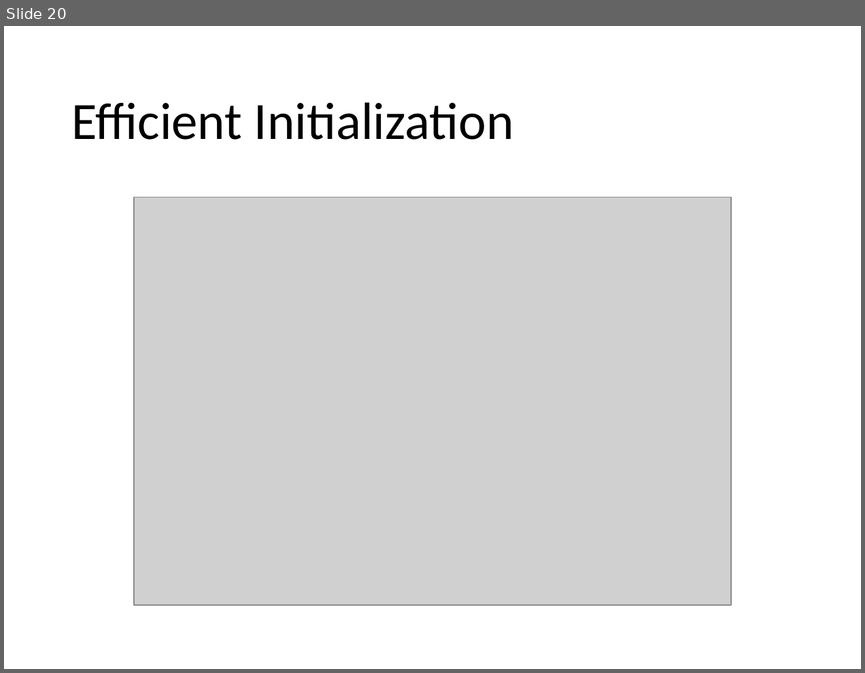
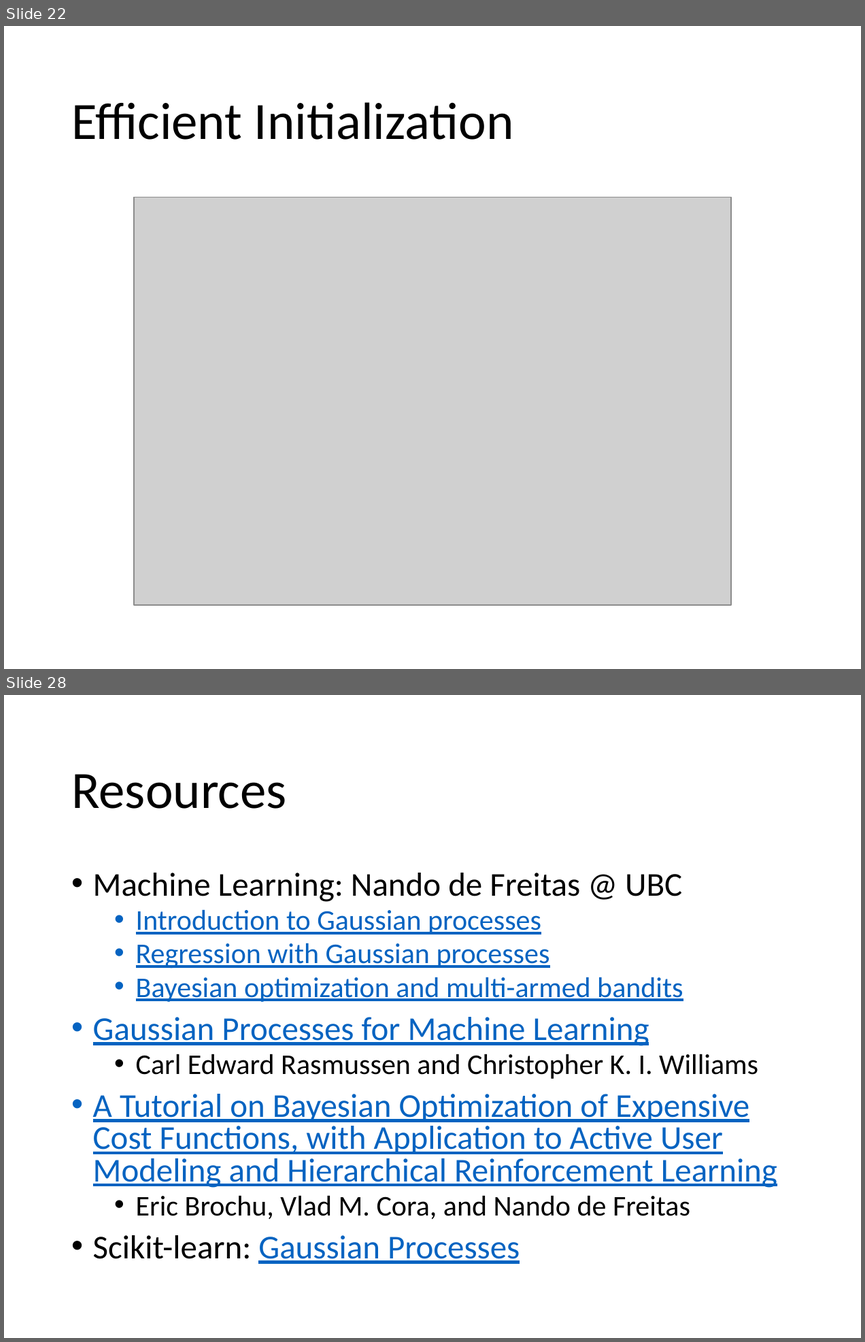
Before and after one commit to jkingphd/practical_bayes_opt, a slide deck: Data_science_nashville_jkk.pptx. Shown one above the other, each under a label of ours: slide 20 before the commit, slides 22 and 28 after it; the slides between them are not shown. The pictures are 865x673 and 865x1342 pixels, drawn with LibreOffice and Linux fonts; fonts in the diff are those of the drawing; grey boxes stand for pictures. Boxes give left, top, right and bottom in pixels: in the first picture for what was removed or moved away, otherwise in the second. Text is boxed around its words. In the diff, an @@ line names an element or a change of style, - is before the commit and + after.

```diff
--- a/Data_science_nashville_jkk.pptx
+++ b/Data_science_nashville_jkk.pptx
@@ slide 28 added at (4, 695, 861, 1338), background #FFFFFF @@
@@ title added at (71, 774, 286, 809), 44 pt, text #000000 @@
+Resources
@@ text added at (93, 872, 777, 1263), 28 pt, text #0563C1, underline @@
+• Machine Learning: Nando de Freitas @ UBC
+  • Introduction to Gaussian processes
+  • Regression with Gaussian processes
+  • Bayesian optimization and multi-armed bandits
+• Gaussian Processes for Machine Learning
+  • Carl Edward Rasmussen and Christopher K. I. Williams
+• A Tutorial on Bayesian Optimization of Expensive Cost Functions, with Application to Active User Modeling and Hierarchical Reinforcement Learning
+  • Eric Brochu, Vlad M. Cora, and Nando de Freitas
+• Scikit-learn: Gaussian Processes
@@ what was slide 20 is now slide 22 @@
```
Also in this commit, not shown: 4 slides changed, 5 other slides added, 1 slide removed, 9 other files.
